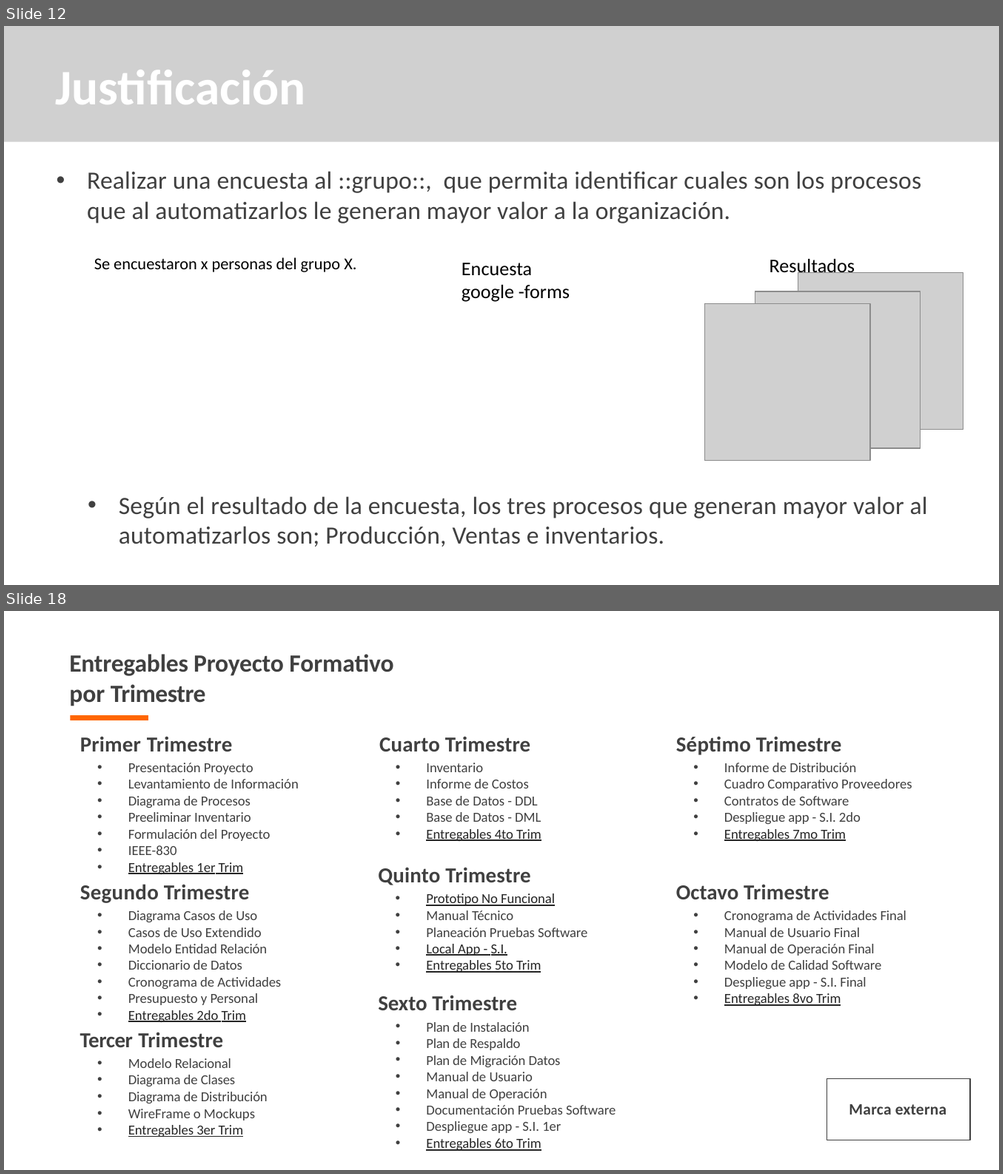
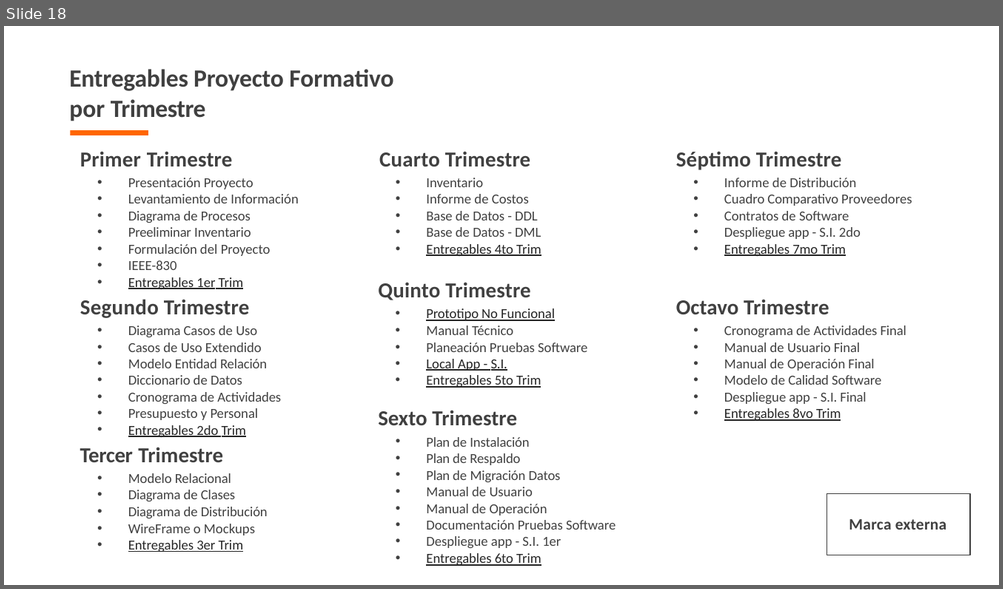
Before and after one commit to tataAntolinez/JOYASPRECIOSAS3D, a slide deck: app/app_documentacion/1er_trim/1_1_1_presentacion_proyecto-convertido (1).pptx. Shown one above the other, each under a label of ours: slides 12 and 18 before the commit, slide 18 after it; the slides between them are not shown. The pictures are 1003x1174 and 1003x589 pixels, drawn with LibreOffice and Linux fonts; fonts in the diff are those of the drawing; grey boxes stand for pictures; background and template pictures are left out. Boxes give left, top, right and bottom in pixels: in the first picture for what was removed or moved away, otherwise in the second. Text is boxed around its words. In the diff, an @@ line names an element or a change of style, - is before the commit and + after.

```diff
--- a/app/app_documentacion/1er_trim/1_1_1_presentacion_proyecto-convertido (1).pptx
+++ b/app/app_documentacion/1er_trim/1_1_1_presentacion_proyecto-convertido (1).pptx
@@ slide 12 removed at (x1=4, y1=26, x2=999, y2=585), background #FFFFFF @@
@@ picture removed at (x1=4, y1=26, x2=999, y2=142) @@
@@ title removed at (x1=56, y1=70, x2=306, y2=104) @@
-Justificación
@@ text removed at (x1=87, y1=171, x2=921, y2=224) @@
-• Realizar una encuesta al ::grupo::, que permita identificar cuales son los procesos que al automatizarlos le generan mayor valor a la organización.
@@ text removed at (x1=94, y1=258, x2=356, y2=272) @@
-Se encuestaron x personas del grupo X.
@@ text removed at (x1=461, y1=263, x2=569, y2=302) @@
-Encuesta
-google -forms
@@ text removed at (x1=769, y1=259, x2=854, y2=277) @@
-Resultados
@@ picture removed at (x1=755, y1=292, x2=920, y2=449) @@
@@ picture removed at (x1=798, y1=272, x2=963, y2=430) @@
@@ picture removed at (x1=704, y1=304, x2=869, y2=460) @@
@@ text removed at (x1=119, y1=497, x2=928, y2=547) @@
-• Según el resultado de la encuesta, los tres procesos que generan mayor valor al automatizarlos son; Producción, Ventas e inventarios.
```
Also in this commit, not shown: 8 slides changed, 9 slides added, 9 other slides removed, 10 other files.
